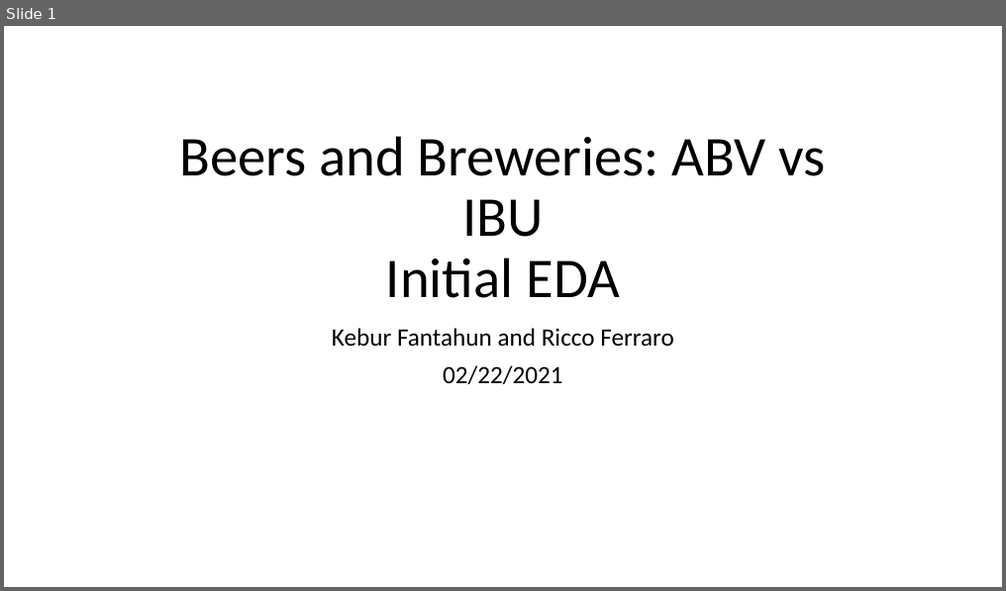
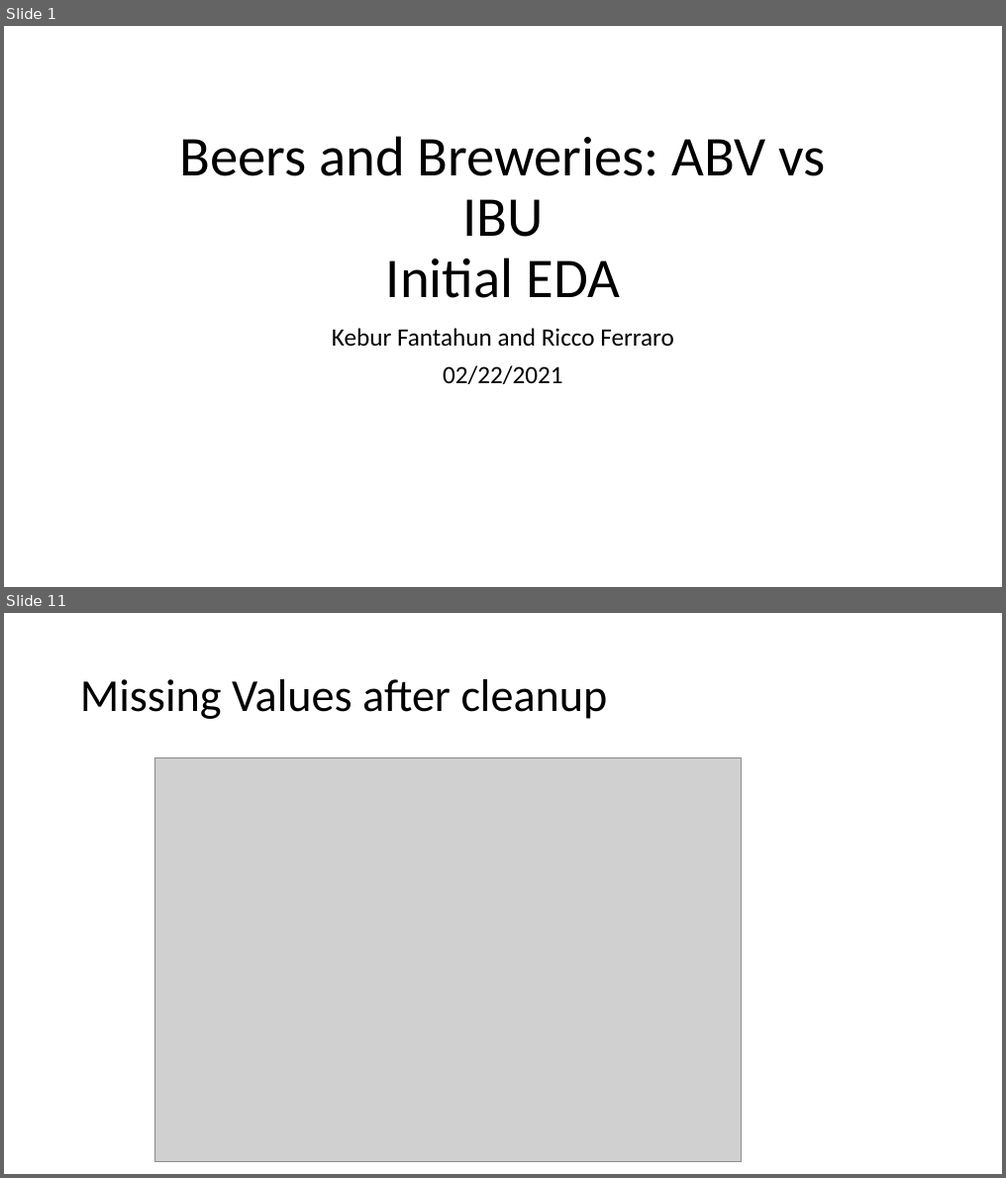
Before and after one commit to RiccoFerraro/dds_case_study_1, a slide deck: Beers_and_Breweries.pptx. Shown one above the other, each under a label of ours: slide 1 before the commit, slides 1 and 11 after it; the slides between them are not shown. The pictures are 1006x591 and 1006x1178 pixels, drawn with LibreOffice and Linux fonts; fonts in the diff are those of the drawing; grey boxes stand for pictures. Boxes give left, top, right and bottom in pixels: in the first picture for what was removed or moved away, otherwise in the second. Text is boxed around its words. In the diff, an @@ line names an element or a change of style, - is before the commit and + after.

```diff
--- a/Beers_and_Breweries.pptx
+++ b/Beers_and_Breweries.pptx
@@ slide 11 added at [4,613,1002,1174], background #FFFFFF @@
@@ title added at [80,679,608,719], 44 pt, text #000000 @@
+Missing Values after cleanup
@@ picture added at [154,758,742,1162] @@
```
Also in this commit, not shown: 6 slides changed, 12 other slides added, 2 slides removed, 3 other files.
